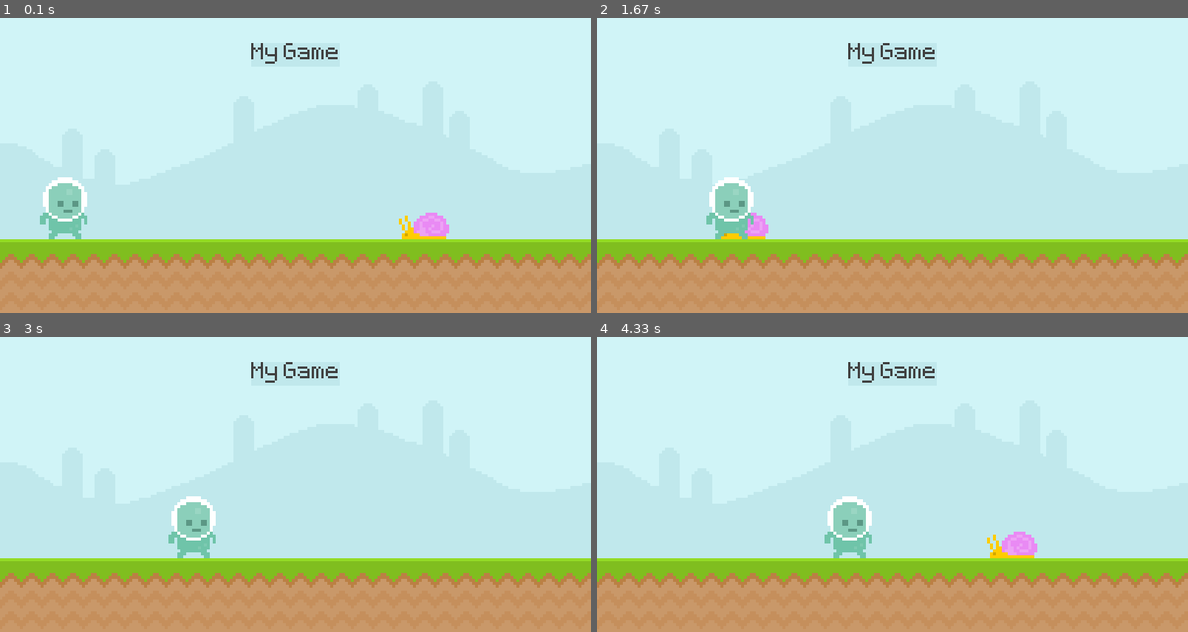
Above: before the commit, frames 1-4 (two rows, left to right).
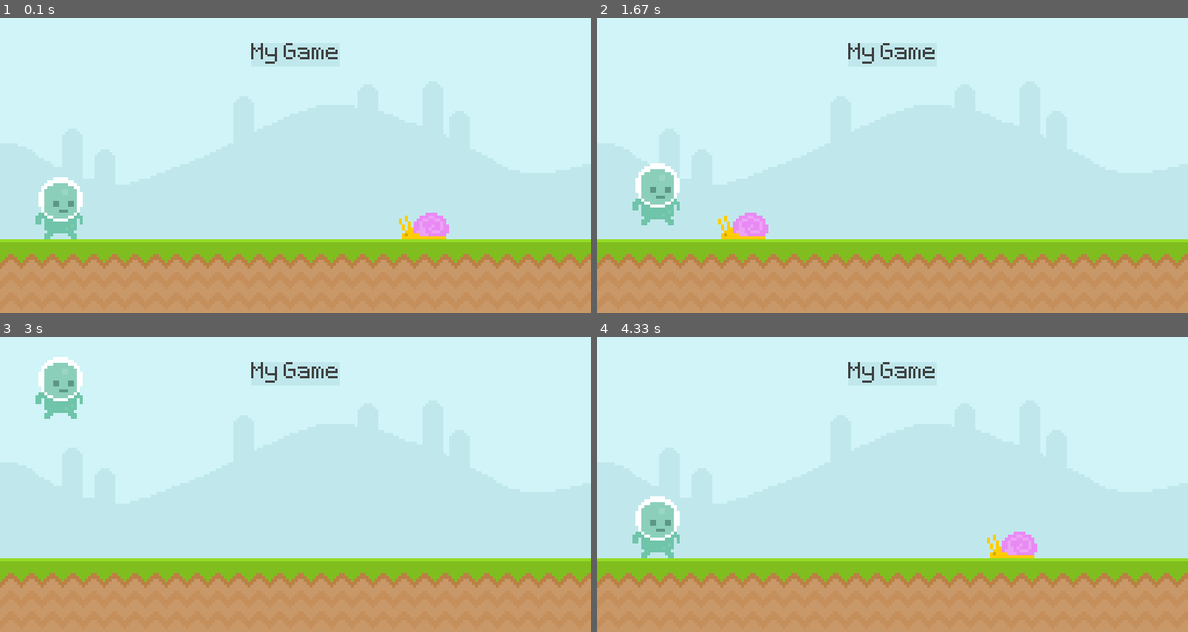
Above: after the commit, the same moments.

Repository: paulo-desouza/python-minigames
Game: pygame game, started from pygame/intro.py
The game is run twice, just before and just after one commit, with the same random seed, the same clock (stepped at 60 frames per second) and the same inputs.
Inputs (mouse positions are in pixels of both pictures, inside the frame that each line leads up to):
- Up to frame 1 (0.1 s): no input
- Up to frame 2 (1.67 s): press the mouse at (656, 206) at 0.37 s; move the mouse to (762, 147) at 0.47 s; release the mouse at (868, 85) at 0.6 s; tap Space at 0.67 s; press the mouse at (656, 206) at 1.03 s; move the mouse to (715, 162) at 1.13 s; release the mouse at (768, 118) at 1.27 s
- Up to frame 3 (3 s): tap Space at 1.83 s; press the mouse at (59, 525) at 2.7 s; move the mouse to (248, 493) at 2.8 s; release the mouse at (443, 457) at 2.93 s
- Up to frame 4 (4.33 s): press the mouse at (656, 525) at 3.53 s; move the mouse to (685, 508) at 3.63 s; release the mouse at (715, 487) at 3.77 s

The runs differ from the first frame. In frame 1, 0.6% of the frame differs, in the area x 6-15%, y 54-75%; in frame 2, 2.5%, in the area x 6-27%, y 49-75%; in frame 3, 2.5%; in frame 4, 2.5%.

Commit message:
Added Game Ideas

Diff:
--- /dev/null
+++ b/Dice Game/ex091.py
@@ -0,0 +1,24 @@
+# EX 091 : Make a program that will simulate 4 people rolling a d6, and then, show the position of each player,
+# based on who rolled highest.
+from random import randint
+from time import sleep
+from operator import itemgetter
+players = {'Player 1': randint(1, 6),
+           'Player 2': randint(1, 6),
+           'Player 3': randint(1, 6),
+           'Player 4': randint(1, 6)}
+for gg, hf in players.items():
+    print(f'{gg} rolled a {hf}')
+    sleep(1)
+rank = sorted(players.items(), key=itemgetter(1), reverse=True)
+
+for i, v in enumerate(rank):
+    print(f'{i + 1} Place: {v[0]} with a roll of {v[1]}')
+"""
+count = 0
+for c in range(0, 4):
+    count += 1
+    print(f'In {count} place, we have:')
+    for d in range(0, 2):
+        print(f'{rank[c][d]}')
+"""
--- /dev/null
+++ b/Even or uneven/ex068.py
@@ -0,0 +1,28 @@
+# EX 068: PAR OU IMPAR (EVEN OR UNEVEN) - Create a program that will play EVEN or UNEVEN with you, a game where you and
+# the computer both pick either even or uneven, and a number. If the sum of the two numbers is EVEN, the player that
+# picked EVEN wins. Run the game until PLAYER loses.
+from random import randint
+v = 0
+while True:
+    PC = randint(0, 6)
+    PLAYER = str(input('PAR OU IMPAR?')).strip().upper()[0]
+    while PLAYER not in 'PI':
+        print('Resposta Invalida!!')
+        PLAYER = str(input('PAR OU IMPAR?')).strip().upper()[0]
+    PLAY = int(input('Qual numero voce joga?'))
+    TOT = PLAY + PC
+    print(f'Computador jogou {PC}!\nJOGADOR jogou {PLAY}!\n{PC}+{PLAY}={TOT}!')
+    if TOT % 2 == 0 and PLAYER == 'P':
+        print('You Win!')
+        v += 1
+    elif TOT % 2 == 0 and PLAYER == 'I':
+        print('You Lose! Good bye.')
+        break
+    elif TOT % 2 == 1 and PLAYER == 'P':
+        print('You Lose! Good bye.')
+        break
+    elif TOT % 2 == 1 and PLAYER == 'I':
+        print('You Win!')
+        v += 1
+    print('#'*15)
+print(f'Voce venceu {v} vezes.')
--- /dev/null
+++ b/Football Player/ex095.py
@@ -0,0 +1,37 @@
+playerList = []
+playerStats = {}
+while True:
+    playerStats.clear()
+    playerStats = {'name': str(input('Player name:')), 'goals': [], 'total': 0}
+    matches = int(input('How many matches were played?'))
+    for c in range(0, matches):
+        playerStats['goals'].append(int(input(f'How many goals in match {c + 1}?')))
+        playerStats['total'] += playerStats['goals'][c]
+    playerList.append(playerStats.copy())
+    while True:
+        check = str(input('Would you like to add another player?(Yes or No)')).strip().lower()[0]
+        if check in "yn":
+            break
+    if check == 'n':
+        break
+print('-'*40)
+print('No. ', end='')
+for k in playerStats.keys():
+    print(f'{k:15}', end='')
+print()
+print('-'*40)
+for c, p in enumerate(playerList):
+    print(f'{c:3} {p["name"]:<10} {str(p["goals"]):>11} {str(p["total"]):>6}')
+print('-'*40)
+while True:
+    playerPull = int(input('Which player`s data would you like to see? Search by number, 999 to quit.'))
+    if playerPull == 999:
+        break
+    while playerPull >= len(playerList):
+        playerPull = int(input('Player not found. Which player`s data would you like to see? Search by number, '
+                               '999 to quit.'))
+    print(f'{playerList[playerPull]["name"]} STATS:')
+    for i, v in enumerate(playerList[playerPull]['goals']):
+        print(f'In game {i}, player scored {v} goals.')
+    print('-'*40)
+print('See ya!')
--- /dev/null
+++ b/Guessing game/ex058.py
@@ -0,0 +1,16 @@
+# Write a game where you have to guess what number the computer is 'thinking' of until you get it right,
+# and then showcase how many times you had to try before you got it right
+from random import randint
+PC = randint(0, 10)
+PLAYER = 11
+c = 0
+print('SUPER GUESSING GAME! Guess the number the computer is thinking about, from 0 to 10.')
+while PC != PLAYER:
+    PLAYER = int(input('What is your input?'))
+    while not 10 >= PLAYER >= 0:  # Validation
+        PLAYER = int(input('Invalid entry! Try again:'))
+    c += 1
+if PC == PLAYER:
+    print('Congratulations! And it only took {} tries.'.format(c))
+else:
+    print('You lose.')
--- /dev/null
+++ b/Store Game/ex070.py
@@ -0,0 +1,30 @@
+# EX 070: SUPER CHEAP STORE! Make a program that will ask the user what he bought, and how much it costs. Then, asks if
+# the user wishes to keep going. After that, it should show what was the cheapest product, and how many products over
+# 1000 dollars were bought.
+print('-'*20)
+print('SUPER CHEAP STORE')
+print('-'*20)
+
+count = count1 = total = 0
+while True:
+    product = str(input('Product Name:'))
+    price = float(input('Product Price:'))
+
+    total += price
+    if count == 0:
+        low = price
+        count += 1
+    if price < low:
+        low = price
+    if price > 1000:
+        count1 += 1
+
+    ask = str(input('Do you wish to proceed? [Y / N]')).strip().upper()[0]
+    while ask not in 'YN':
+        ask = str(input('Do you wish to proceed? [Y / N]')).strip().upper()[0]
+    if ask == 'N':
+        break
+    print('-'*20)
+print(f'\nYour total is {total:.2f}.\nYou bought {count1} product(s) over a thousand dollars;\n'
+      f'The cheapest product you bought was ${low:.2f}.\n'
+      f'Thanks for coming, we appreciate you stopping by SUPER CHEAP STORE!')
--- /dev/null
+++ b/Students Game/ex089.py
@@ -0,0 +1,24 @@
+# EX 089 : Write a script that will receive several Students names, and 2 separate grades into lists, and put those into
+# a list as well. Then, display a table with all the student info, ad ask if the user wants to see any student's
+# info on its own.
+students = []
+while True:
+    student = [str(input('Student name?')), int(input('First Grade:')), int(input('Second Grade:'))]
+    check = str(input('[No] To Quit, [Yes] to proceed')).strip().lower()[0]
+    students.append(student[:])
+    student.clear()
+    if check == 'n':
+        break
+print('No.  Name    Average Grade')
+print('-='*15)
+for c in range(0, len(students)):
+    print(f'{c:<3} {students[c][0]:<10} {(students[c][1] + students[c][2]) / 2:>10}')
+print('-=' * 15)
+search = str(input('Would you like to see a specific student`s data?')).strip().lower()[0]
+if search == 'y':
+    while True:
+        search = int(input('Which student do you wish to pull up from the system? (Search by student number!)'))
+        print(students[search])
+        check2 = str(input('[No] To Quit')).strip().lower()[0]
+        if check2 == 'n':
+            break
--- a/pygame/intro.py
+++ b/pygame/intro.py
@@ -6,6 +6,7 @@
 pygame.display.set_caption('Runner')
 clock = pygame.time.Clock()
 test_font = pygame.font.Font('font/Pixeltype.ttf', 50)
+game_active = True
 
 
 sky_surf = pygame.image.load('graphics/Sky.png').convert()
@@ -22,6 +23,7 @@
 
 player_surf = pygame.image.load('graphics/player/player_walk_1.png').convert_alpha()
 player_rect = player_surf.get_rect(midbottom = (80, 300))
+player_gravity = 0
 
 
 while True:
@@ -30,42 +32,46 @@
             pygame.quit()
             exit()
 
-        if event.type == pygame.KEYDOWN:
-            if event.key == pygame.K_SPACE:
-                print('JUMP')
+        if game_active:
+            if event.type == pygame.MOUSEBUTTONDOWN:
+                if player_rect.collidepoint(event.pos):
+                    if player_rect.bottom == 300:
+                        player_gravity = -20
 
-        if event.type == pygame.KEYUP:
-            print('key up')
+            if event.type == pygame.KEYDOWN:
+                if event.key == pygame.K_SPACE:
+                    if player_rect.bottom == 300:
+                        player_gravity = -20
+        else:
+            if event.type == pygame.KEYDOWN:
+                if event.key == pygame.K_SPACE:
+                    game_active = True
+                    snail_rect.left = 800
 
+    if game_active:
+        screen.blit(sky_surf, (0, 0))
+        screen.blit(ground_surf, (0, 300))
+        pygame.draw.rect(screen, box_color, score_rect)
+        screen.blit(score_surf, (score_rect))
 
-        # if event.type == pygame.MOUSEMOTION:
-        #     if player_rect.collidepoint(event.pos):
-        #         print('collision')
+        if snail_rect.x > -100:
+            snail_rect.left -= 4
+        else:
+            snail_rect.x = 900
+        screen.blit(snail_surf, snail_rect)
 
-    screen.blit(sky_surf, (0, 0))
-    screen.blit(ground_surf, (0, 300))
-    pygame.draw.rect(screen, box_color, score_rect)
-    screen.blit(score_surf, (score_rect))
+        # Player
+        player_gravity += 1
+        player_rect.y += player_gravity
+        if player_rect.bottom >= 300:
+            player_rect.bottom = 300
+        screen.blit(player_surf, player_rect)
 
-    if snail_rect.x > -100:
-        snail_rect.left -= 4
+        # collision
+        if snail_rect.colliderect(player_rect):
+            game_active = False
     else:
-        snail_rect.x = 900
-    screen.blit(snail_surf, snail_rect)
-    player_rect.left += 1
-    screen.blit(player_surf, player_rect)
-
-    #keys = pygame.key.get_pressed()
-    #if keys[pygame.K_SPACE]:
-    #    print('JUMP')
-
-    # if player_rect.colliderect(snail_rect):
-    #     print('collision')
-
-
-    # mouse_pos = pygame.mouse.get_pos()
-    # if player_rect.collidepoint(mouse_pos):
-    #     print(pygame.mouse.get_pressed())
+        screen.fill('Yellow')
 
     pygame.display.update()
     clock.tick(60)
